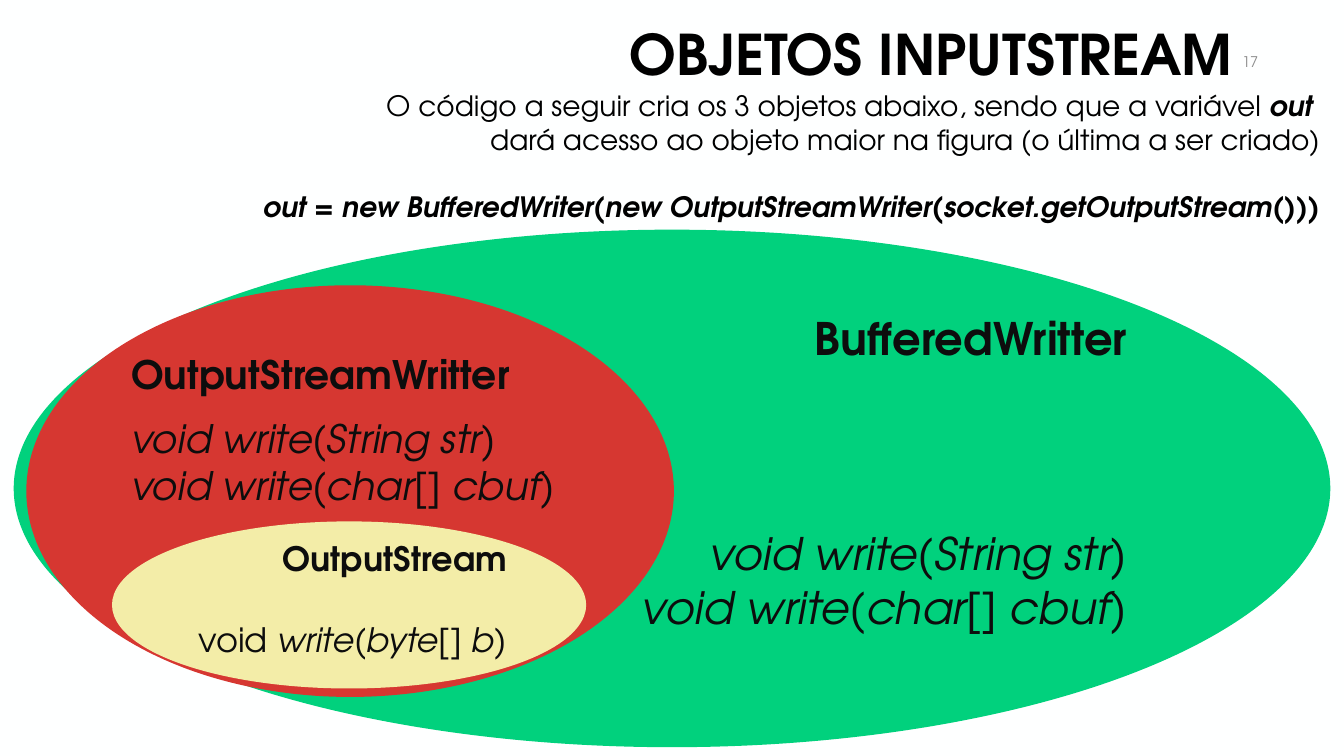
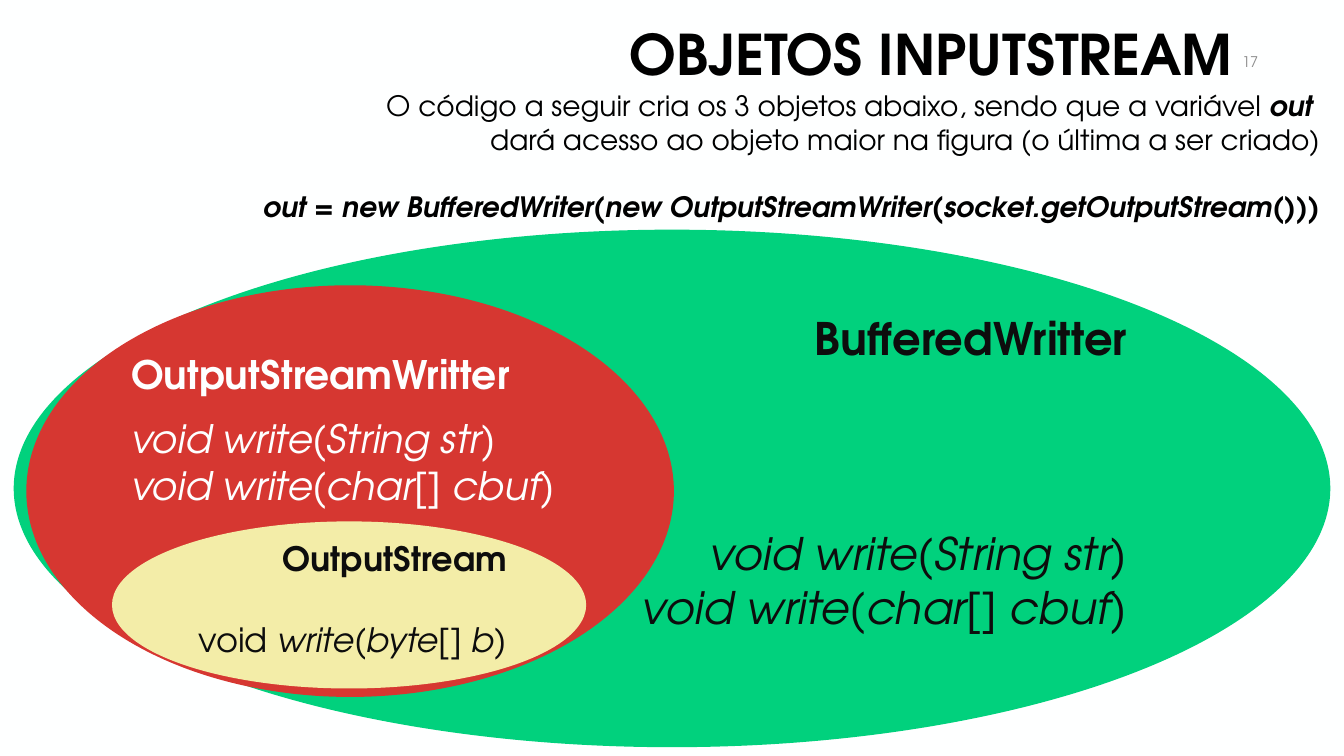
Before and after one commit to manoelcampos/sd-java-socket-chat, a slide deck: slide 17 of chat-sockets.pptx. Drawn at 1344x756 pixels with LibreOffice and Linux fonts; fonts in the diff are those of the drawing; background and template pictures are left out. Boxes give left, top, right and bottom in pixels: in the first picture for what was removed or moved away, otherwise in the second. Text is boxed around its words. In the diff, an @@ line names an element or a change of style, - is before the commit and + after.

```diff
--- a/chat-sockets.pptx
+++ b/chat-sockets.pptx
@@ ellipse "OutputStreamWritter" at bbox=[26, 285, 674, 697]: text colour #0D0D0D to #FEFFFF @@
```
Also in this commit, not shown: 1 other slide changed.
